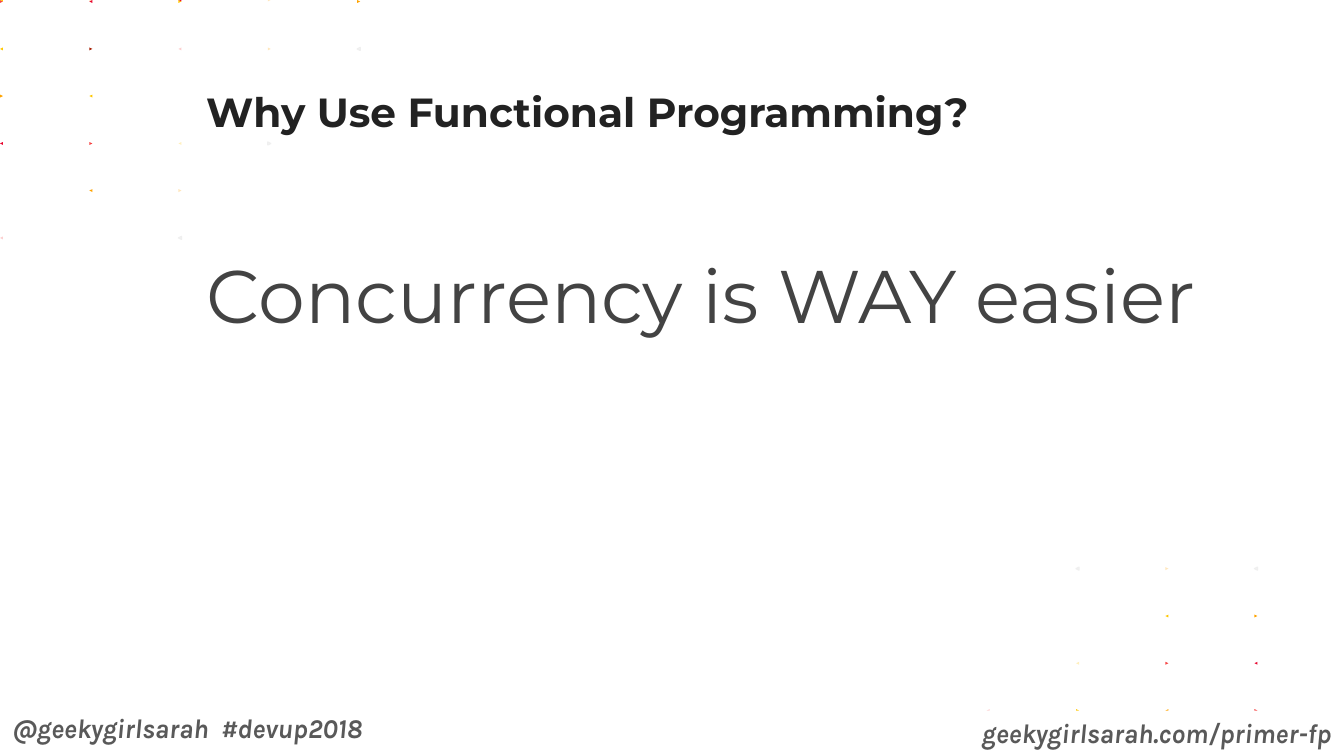
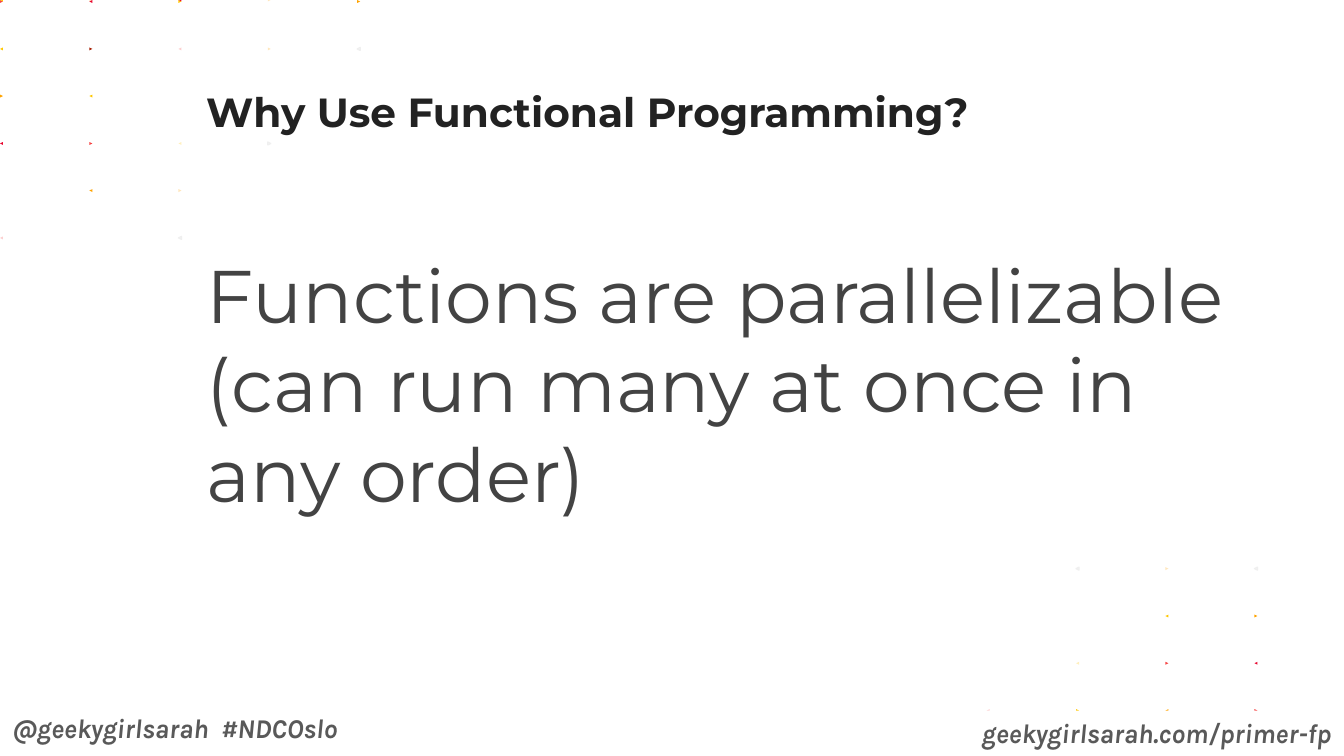
Before and after one commit to geekygirlsarah/talk-a_primer_on_functional_programming, a slide deck: slide 54 of A Primer on Functional Programming (LibreOffice).odp (slide 50 before the commit). Drawn at 1344x756 pixels with LibreOffice and Linux fonts; fonts in the diff are those of the drawing. Boxes give left, top, right and bottom in pixels: in the first picture for what was removed or moved away, otherwise in the second. Text is boxed around its words. In the diff, an @@ line names an element or a change of style, - is before the commit and + after.

```diff
--- a/A Primer on Functional Programming (LibreOffice).odp
+++ b/A Primer on Functional Programming (LibreOffice).odp
@@ text at (207,267,1223,517): text changed @@
-Concurrency is WAY easier
+Functions are parallelizable (can run many at once in any order)
@@ text at (12,719,338,745): text changed @@
-@geekygirlsarah #devup2018
+@geekygirlsarah #NDCOslo
```
Also in this commit, not shown: 60 other slides changed, 5 slides added, 1 other file.
